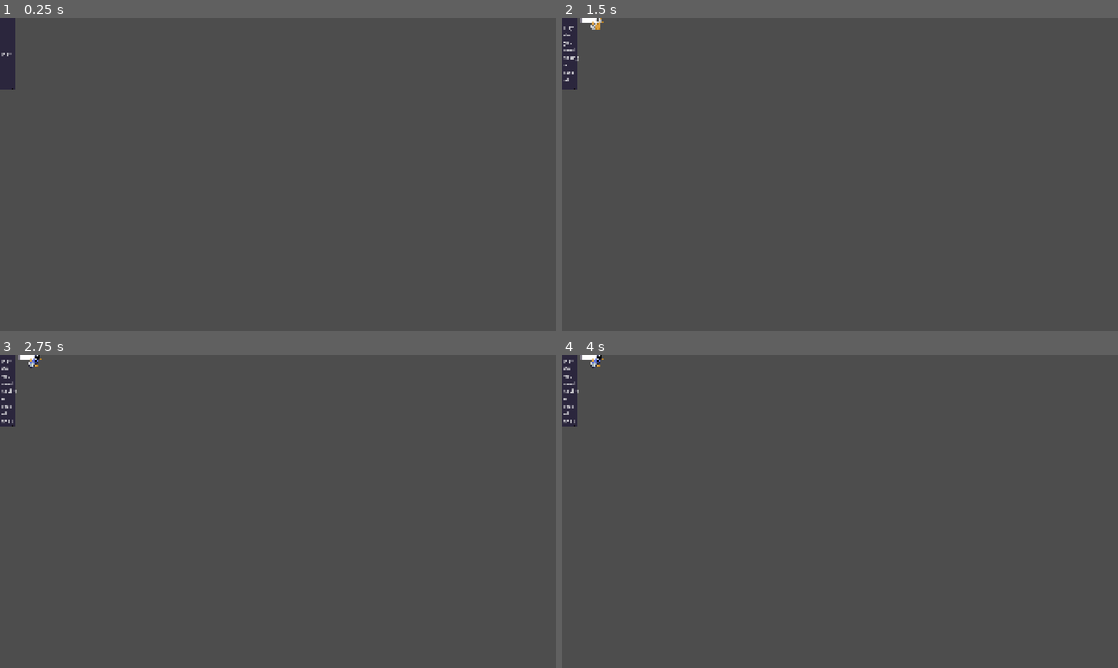
Above: before the commit, frames 1-4 (two rows, left to right).
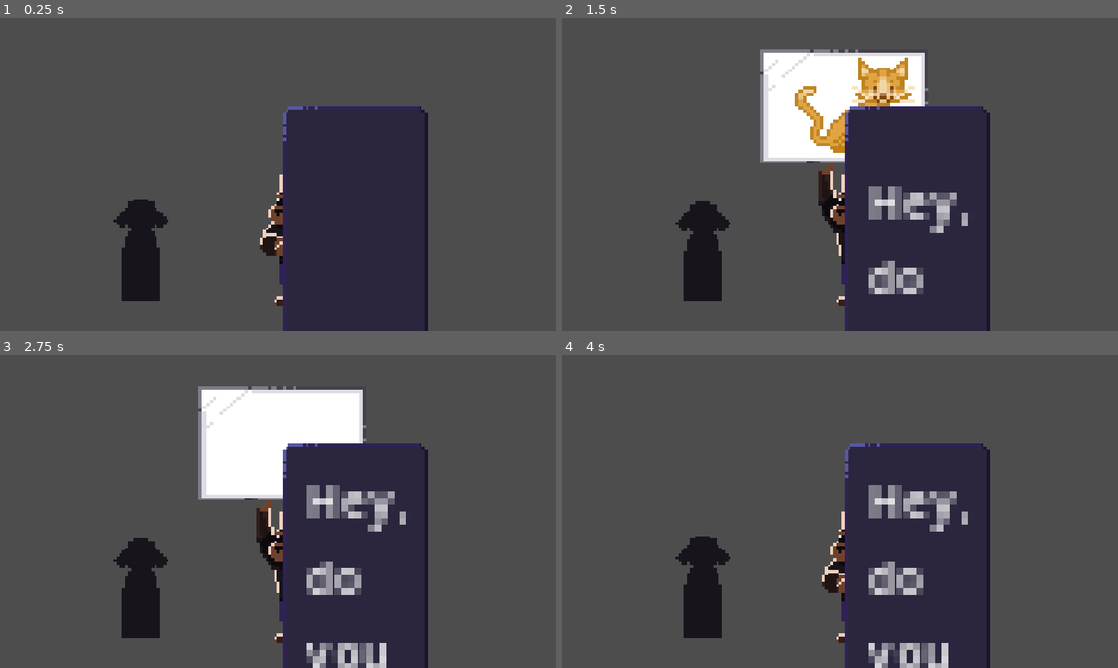
Above: after the commit, the same moments.

Repository: benjamin051000/ruff-night-out
Game: Godot game, scene res://tests/testreaction.tscn
Two runs of this game, one before a commit and one after it. Both use one fixed random seed, a clock stepped at 60 frames per second and the inputs below. This scene is started directly instead of the project's main scene.
Inputs (mouse positions are in pixels of both pictures, inside the frame that each line leads up to):
- Up to frame 1 (0.25 s): no input
- Up to frame 2 (1.5 s): move the mouse to (962, 158) at 0.52 s; click (962, 158) at 0.67 s; move the mouse to (728, 190) at 1.27 s; click (728, 190) at 1.42 s
- Up to frame 3 (2.75 s): move the mouse to (333, 442) at 2.02 s; click (333, 442) at 2.17 s
- Up to frame 4 (4 s): move the mouse to (812, 574) at 2.77 s; click (812, 574) at 2.92 s; move the mouse to (1006, 558) at 3.52 s; click (1006, 558) at 3.67 s

The runs differ from the first frame. In frame 1, 22% of the frame differs, in the area x 0-77%, y 0-100%; in frame 2, 30%; in frame 3, 30%; in frame 4, 22%.

Commit message:
pushing changes for now
minigame bouncer whiteboard item sprites need aligned with whiteboard, the timing needs fixed, the text box needs moved and fixed, not sure where the guest responses are even displaying, but there are no errors so they are somewhere lol

Diff:
--- a/src/minigames/reactioncheck.gd
+++ b/src/minigames/reactioncheck.gd
@@ -26,6 +26,7 @@
 
 func get_random_items(count:int) -> Array:
 	# creates an array of items based on the amount of cards shown
+	print("grabbing items, assigning to array, scramble, pulling 3")
 	var keys = expectedResponse.keys()
 	keys.shuffle()
 	return keys.slice(0, count)
@@ -39,21 +40,10 @@
 # bouncertext[1] = if accept button is pressed
 # bouncertext[2] = if reject button is pressed
 
-# speechbubble call logic? May need changed/signals adjusted
-# var i := 0
-#
-#func _unhandled_input(event: InputEvent) -> void:
-	#if event is InputEventMouseButton and event.is_pressed():
-		#if i >= text.size():
-			#get_tree().quit()  # Not instant, so return too
-			#return
-#
-		#$SpeechBubble.display(text[i])
-		#i += 1
-
 
 # function to display corresponding images on bouncer whiteboard
 func assign_to_whiteboard(items:Array):
+	print("Whiteboard item textures assigned")
 	$Whiteboard/TextureRect.texture = items[0]
 	$Whiteboard/TextureRect2.texture = items[1]
 	$Whiteboard/TextureRect3.texture = items[2]
@@ -68,24 +58,33 @@
 		$Whiteboard/TextureRect3
 	]
 
-
 	for rect in rects:
 		rect.visible = true
+		print("revealing whiteboard item")
 		if rect.get_node("AnimationPlayer").has_animation("item_pop"):
 			$Whiteboard/TextureRect/AnimationPlayer.play("item_pop")
+			print("playing item spawn animation")
 		await get_tree().create_timer(0.5).timeout
+		rect.visible = false
+		print("visible false for item")
+		print("moving to next item")
 
 
 func show_whiteboard_sequence(items:Array) -> void:
+	print("Bouncer arm raise")
 	$"../Bouncer/AnimatedSprite2D".play("arm_raise")
-	await get_tree().create_timer(0.6).timeout
 	assign_to_whiteboard(items)
 	$Whiteboard.visible = true
+	await get_tree().create_timer(0.6).timeout
 	await reveal_whiteboard_items()
+	print("Bouncer idle")
+	await get_tree().create_timer(0.6).timeout
 	$"../Bouncer/AnimatedSprite2D".play("idle")
+	$Whiteboard.visible = false
 
 
 func get_guest_responses(items:Array) -> Array:
+	print("getting guest responses")
 	var result = []
 	# for each item, gives response based on dogtype
 	for item in items:
@@ -107,9 +106,11 @@
 }
 
 func display_guest_resp(result: Array) -> void:
+	print("Displaying guest responses")
 	var rects = [
 		$GuestResp/Response1,
-		$GuestResp/Response2
+		$GuestResp/Response2,
+		$GuestResp/Response3
 	]
 	for r in rects:
 		r.visible = false
@@ -126,9 +127,11 @@
 		rects[i].texture = img
 		rects[i].visible = true
 		await get_tree().create_timer(0.5).timeout
+		rects[i].visible = false
 
 
 func start_reaction_test(dogtype):
+	print("Running start_reaction_test")
 	$Whiteboard.visible = false
 	dogtype = dogtype
 	const SPEECH_BUBBLE = preload("res://src/minigames/speech_bubble.tscn")
@@ -136,11 +139,12 @@
 	add_child(bubble)
 
 	bubble.display(bouncertext[0])
+	await get_tree().create_timer(0.5).timeout
 	var items = get_random_items(3)
 	show_whiteboard_sequence(items)
-
+	await get_tree().create_timer(0.5).timeout
 	guestresponse = get_guest_responses(items)
-	bubble.bubble_style = bubble.BubbleStyle.GUEST
+	display_guest_resp(guestresponse)
 
 func _ready() -> void:
 	Guest = preload("res://src/characters/guest.tscn").instantiate()
--- a/src/minigames/reactioncheck.tscn
+++ b/src/minigames/reactioncheck.tscn
@@ -64,32 +64,41 @@
 }
 
 [node name="Reactioncheck" type="Node2D" unique_id=634037674]
+position = Vector2(134, 81)
 script = ExtResource("1_ukbtu")
 
 [node name="Whiteboard" type="Sprite2D" parent="." unique_id=1188756116]
-position = Vector2(94, -5.25)
-scale = Vector2(1.1666666, 1.2714286)
+position = Vector2(-1.5258789e-05, -7.6293945e-06)
+scale = Vector2(1.2083334, 1.1285714)
 texture = ExtResource("2_tkyjx")
 
 [node name="TextureRect" type="TextureRect" parent="Whiteboard" unique_id=64989627]
-offset_right = 40.0
-offset_bottom = 40.0
+offset_left = -22.0
+offset_top = -16.0
+offset_right = -8.0
+offset_bottom = -3.0
+size_flags_horizontal = 4
+size_flags_vertical = 4
 
 [node name="AnimationPlayer" type="AnimationPlayer" parent="Whiteboard/TextureRect" unique_id=109680389]
 root_node = NodePath("../../..")
 libraries/ = SubResource("AnimationLibrary_h287y")
 
 [node name="TextureRect2" type="TextureRect" parent="Whiteboard" unique_id=1960108380]
-offset_right = 40.0
-offset_bottom = 40.0
+offset_left = -16.285717
+offset_top = -13.960674
+offset_right = -3.0
+offset_bottom = -2.0
 
 [node name="AnimationPlayer" type="AnimationPlayer" parent="Whiteboard/TextureRect2" unique_id=633191758]
 root_node = NodePath("../../..")
 libraries/ = SubResource("AnimationLibrary_h287y")
 
 [node name="TextureRect3" type="TextureRect" parent="Whiteboard" unique_id=1841418695]
-offset_right = 40.0
-offset_bottom = 40.0
+offset_left = -21.0
+offset_top = -14.0
+offset_right = -7.8999977
+offset_bottom = -2.1353407
 
 [node name="AnimationPlayer" type="AnimationPlayer" parent="Whiteboard/TextureRect3" unique_id=1356919829]
 root_node = NodePath("../../..")
@@ -98,9 +107,32 @@
 [node name="GuestResp" type="Sprite2D" parent="." unique_id=143666793]
 
 [node name="Response1" type="TextureRect" parent="GuestResp" unique_id=523248941]
-offset_right = 40.0
-offset_bottom = 40.0
+anchors_preset = -1
+anchor_top = 20.0
+anchor_bottom = 20.0
+offset_left = 200.0
+offset_top = 159.0
+offset_right = 240.0
+offset_bottom = 199.0
 
 [node name="Response2" type="TextureRect" parent="GuestResp" unique_id=1919354465]
-offset_right = 40.0
-offset_bottom = 40.0
+anchors_preset = -1
+anchor_left = 1.0
+anchor_top = 30.552002
+anchor_right = 1.0
+anchor_bottom = 30.552002
+offset_left = 279.0
+offset_top = 182.448
+offset_right = 486.0
+offset_bottom = 372.448
+
+[node name="Response3" type="TextureRect" parent="GuestResp" unique_id=291223769]
+anchors_preset = -1
+anchor_left = 1.0
+anchor_top = 30.552002
+anchor_right = 1.0
+anchor_bottom = 30.552002
+offset_left = 279.0
+offset_top = 182.448
+offset_right = 486.0
+offset_bottom = 372.448
--- a/tests/testreaction.tscn
+++ b/tests/testreaction.tscn
@@ -9,7 +9,13 @@
 script = ExtResource("1_ee365")
 
 [node name="Bouncer" parent="." unique_id=1387749208 instance=ExtResource("2_nuqrq")]
+position = Vector2(1007, 731)
+scale = Vector2(10, 10)
 
 [node name="Guest" parent="." unique_id=159835390 instance=ExtResource("2_bdkvc")]
+position = Vector2(487, 799)
+scale = Vector2(10, 10)
 
 [node name="Reactioncheck" parent="." unique_id=634037674 instance=ExtResource("3_nuqrq")]
+position = Vector2(976, 305)
+scale = Vector2(10, 10)
